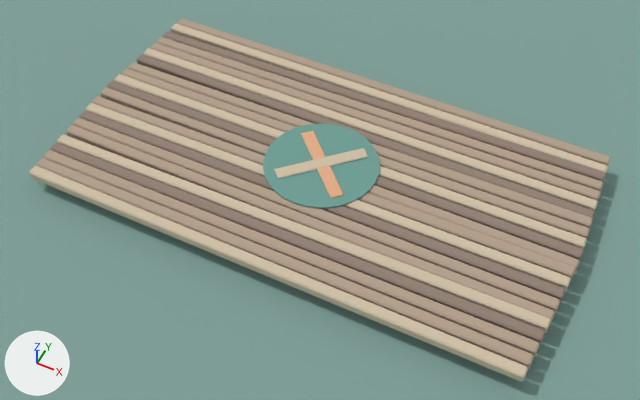
The Blender file Assets3D/source/harbor_gathering_deck.blend as it was, and as the next commit left it.
Rendered twice from a 50 mm lens placed at (3.02, -6.08, 7.21), pointed at (0.09, -0.21, -0.12). Arrows for +X, +Y and +Z are at lower left; the lights stay in place. The older version comes first.

Before the edit, the objects in view are built like this:
```python
ob_commons_compass_ew = bpy.data.objects.new('Commons_Compass_EW', me_commons_compass_ew_mesh)
ob_commons_compass_ew.parent = ob_harbor_gathering_deck
ob_commons_compass_ew.location = (0.0, 0.0, 0.225)
ob_commons_compass_ew.rotation_euler = (0.0, 0.0, -0.785)  # degrees (0, 0, -45)
ob_commons_compass_ns = bpy.data.objects.new('Commons_Compass_NS', me_commons_compass_ns_mesh)
ob_commons_compass_ns.parent = ob_harbor_gathering_deck
ob_commons_compass_ns.location = (0.0, 0.0, 0.223)
ob_commons_compass_ns.rotation_euler = (0.0, 0.0, 0.785)  # degrees (0, 0, 45)
ob_commons_compass_ring = bpy.data.objects.new('Commons_Compass_Ring', me_commons_compass_ring_mesh)
ob_commons_compass_ring.parent = ob_harbor_gathering_deck
ob_commons_compass_ring.location = (0.0, 0.0, 0.205)
ob_commons_plank_10 = bpy.data.objects.new('Commons_Plank_10', me_commons_plank_10_mesh)
ob_commons_plank_10.parent = ob_harbor_gathering_deck
ob_commons_plank_10.location = (0.0, -0.202, 0.14)
ob_commons_plank_10.rotation_euler = (0.0, 0.0, 0.00628)  # degrees (0, 0, 0.4)
# also in view: 'Commons_Plank_02' at (0.0, -1.34, 0.14); 'Commons_Plank_05' at (0.0, -0.91, 0.14); 'Commons_Plank_20' at (0.0, 1.22, 0.14); 'Commons_Plank_17' at (0.0, 0.79, 0.14); 'Commons_Plank_13' at (0.0, 0.22, 0.14)
```
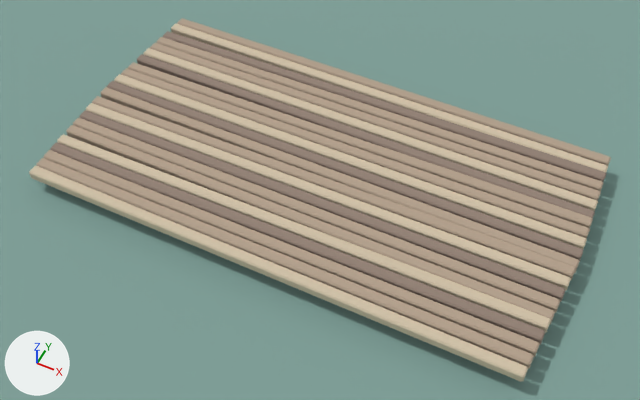
Where the change shows, as pixel boxes (x1, y1, x2, y2) in the pictures (640 x 400 px):
'Commons_Compass_Ring', deleted (cyan): before (263, 123, 380, 209)
'Commons_Compass_EW', deleted (beige): before (274, 148, 368, 178)
'Commons_Compass_NS', deleted (beige): before (301, 131, 343, 198)

What changed in the scene script:
```text
Remove ob_commons_compass_ring:
    ob_commons_compass_ring = bpy.data.objects.new('Commons_Compass_Ring', me_commons_compass_ring_mesh)
    ob_commons_compass_ring.parent = ob_harbor_gathering_deck
    ob_commons_compass_ring.location = (0.0, 0.0, 0.205)
Remove ob_commons_compass_ns:
    ob_commons_compass_ns = bpy.data.objects.new('Commons_Compass_NS', me_commons_compass_ns_mesh)
    ob_commons_compass_ns.parent = ob_harbor_gathering_deck
    ob_commons_compass_ns.location = (0.0, 0.0, 0.223)
    ob_commons_compass_ns.rotation_euler = (0.0, 0.0, 0.785)  # degrees (0, 0, 45)
Remove ob_commons_compass_ew:
    ob_commons_compass_ew = bpy.data.objects.new('Commons_Compass_EW', me_commons_compass_ew_mesh)
    ob_commons_compass_ew.parent = ob_harbor_gathering_deck
    ob_commons_compass_ew.location = (0.0, 0.0, 0.225)
    ob_commons_compass_ew.rotation_euler = (0.0, 0.0, -0.785)  # degrees (0, 0, -45)
```
